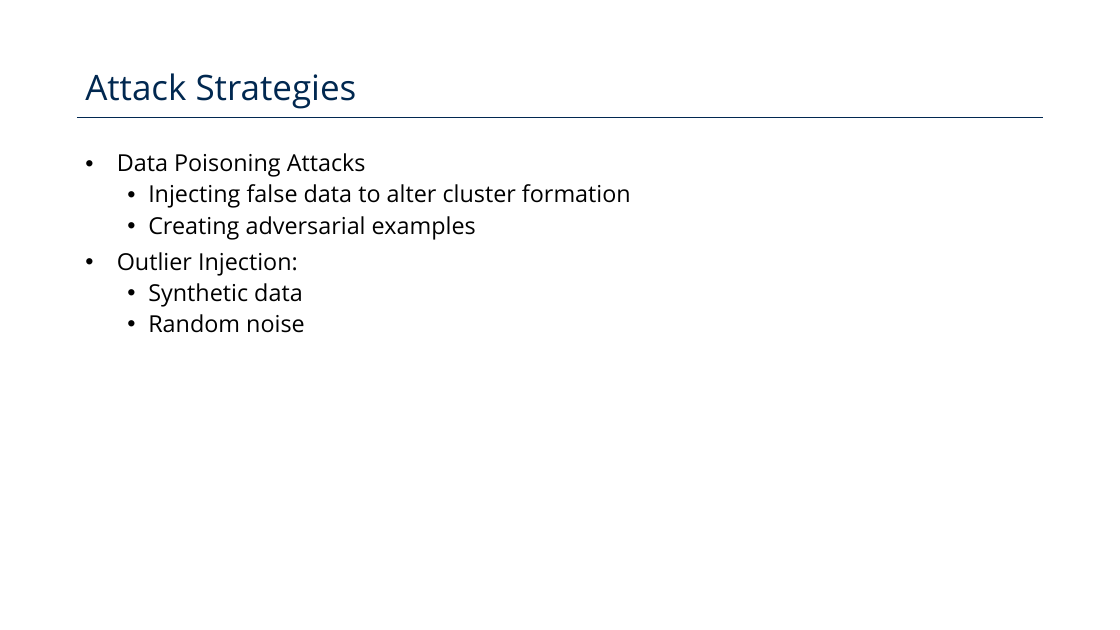
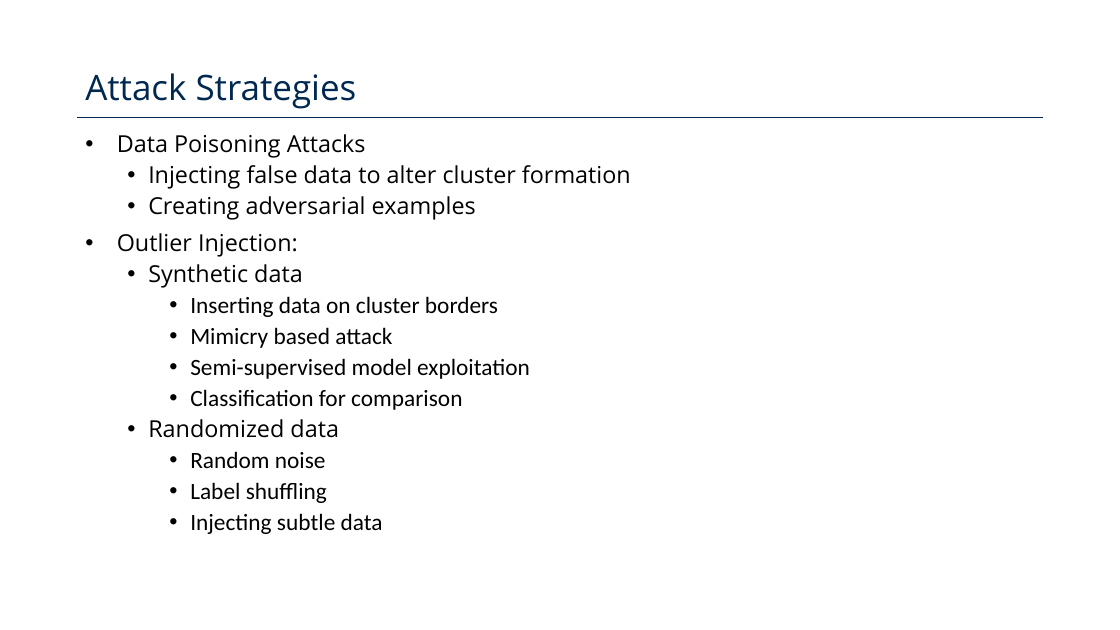
Before and after one commit to Poison-Cluster/poison-cluster, a slide deck: slide 3 of poison_cluster_defense.pptx. Drawn at 1120x630 pixels with LibreOffice and Linux fonts; fonts in the diff are those of the drawing; background and template pictures are left out. Boxes give left, top, right and bottom in pixels: in the first picture for what was removed or moved away, otherwise in the second. Text is boxed around its words. In the diff, an @@ line names an element or a change of style, - is before the commit and + after.

Commit message:
update presentation and randomized injection documentation

```diff
--- a/poison_cluster_defense.pptx
+++ b/poison_cluster_defense.pptx
@@ text "Data Poisoning Attacks": place and size @@
-text "Data Poisoning Attacks" at box(117, 153, 631, 333)
+text "Data Poisoning Attacks" at box(117, 134, 631, 534)
@@ text at box(148, 296, 530, 438): paragraphs added @@
+    • Inserting data on cluster borders
+    • Mimicry based attack
+    • Semi-supervised model exploitation
+    • Classification for comparison
+  • Randomized data
@@ text at box(190, 451, 326, 468): font Open Sans to Calibri in "Random noise"; list level 2 to 3 in "Random noise" @@
@@ text at box(190, 482, 383, 534): paragraphs added @@
+    • Label shuffling
+    • Injecting subtle data
```
Also in this commit, not shown: 2 other slides changed, 2 slides added, 1 other file.
